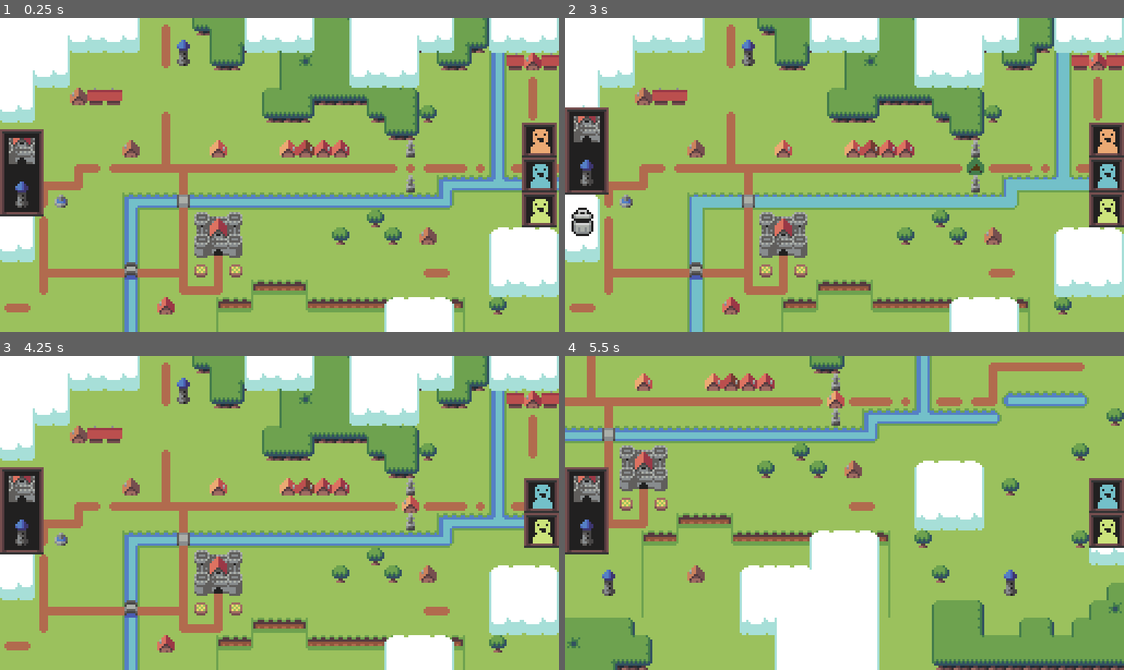
Above: before the commit, frames 1-4 (two rows, left to right).
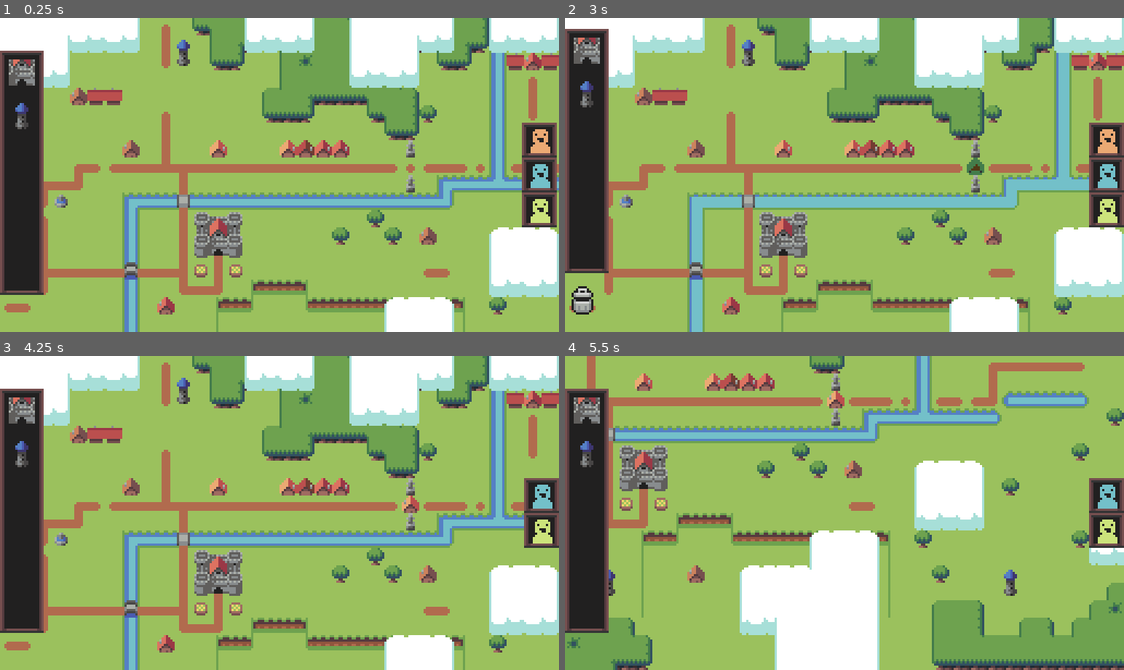
Above: after the commit, the same moments.

Repository: food-please/LSJ3
Game: Godot game, scene res://src/main.tscn
The game is run twice, just before and just after one commit, with the same random seed, the same clock (stepped at 60 frames per second) and the same inputs.
Inputs (mouse positions are in pixels of both pictures, inside the frame that each line leads up to):
- Up to frame 1 (0.25 s): no input
- Up to frame 2 (3 s): click (1107, 140) at 0.52 s; click (1107, 140) at 1.27 s; click (1107, 140) at 2.02 s; tap Enter (ui_accept) at 2.75 s; move the mouse to (967, 159) at 2.77 s; press the mouse at (967, 159) at 2.78 s
- Up to frame 3 (4.25 s): tap Enter (ui_accept) at 3.02, 3.5 s; release the mouse at (402, 497) at 3.5 s; drag from (167, 528) to (251, 575) at 3.52 s
- Up to frame 4 (5.5 s): move the mouse to (900, 443) at 4.27 s; press the mouse at (900, 443) at 4.28 s; release the mouse at (900, 443) at 5 s; tap Enter (ui_accept) at 5 s; drag from (816, 575) to (676, 465) at 5.02 s

The runs differ from the first frame. In frame 1, 4.5% of the frame differs, in the area x 0-8%, y 10-89%; in frame 2, 4.7%, in the area x 0-8%, y 3-95%; in frame 3, 4.5%; in frame 4, 4.5%.

Commit message:
Add dynamic requirements bubble that follows scroll menus

Diff:
--- a/constructions/construction_requirement.gd
+++ b/constructions/construction_requirement.gd
@@ -44,9 +44,9 @@
 func _check_occupants(target_cells: Array[Vector2i], get_occupants: Callable) -> bool:
 	var occupants: Dictionary = get_occupants.call(target_cells)
 	var occupant_values: = occupants.values()
-	if occupants:
-		return false
-	return true
+	#if occupants:
+		#return false
+	#return true
 
 	match operation:
 		Operations.ALL:
--- a/src/input_events.gd
+++ b/src/input_events.gd
@@ -1,7 +1,7 @@
 extends Node
 
 @warning_ignore("unused_signal")
-signal construction_data_selected(data: ConstructionData)
+signal construction_data_selected(data: ConstructionData, anchor: RemoteTransform2D)
 
 @warning_ignore("unused_signal")
 signal construction_placed(construction: Construction)
--- a/src/main.tscn
+++ b/src/main.tscn
@@ -15,6 +15,7 @@
 [ext_resource type="Script" path="res://world/occupancy_grid.gd" id="8_rjhgp"]
 [ext_resource type="PackedScene" uid="uid://dse1e7q3w1xcg" path="res://src/ui/constructions/constructions_bar.tscn" id="8_v5mau"]
 [ext_resource type="PackedScene" uid="uid://bdf37g5aeln1b" path="res://src/ui/constructions/trash_can.tscn" id="10_v5tt3"]
+[ext_resource type="Script" path="res://src/ui/constructions/ui_construction_requirements.gd" id="14_ilt6t"]
 
 [sub_resource type="ShaderMaterial" id="ShaderMaterial_5iwj5"]
 shader = ExtResource("2_mqpfw")
@@ -85,6 +86,14 @@
 [node name="TrashCan" parent="UI/ConstructionBar/VBoxContainer" instance=ExtResource("10_v5tt3")]
 layout_mode = 2
 
+[node name="ConstructionRequirements" type="Control" parent="UI"]
+layout_mode = 3
+anchors_preset = 0
+offset_right = 40.0
+offset_bottom = 40.0
+mouse_filter = 2
+script = ExtResource("14_ilt6t")
+
 [node name="PaletteClamp" type="CanvasLayer" parent="."]
 
 [node name="ColorRect" type="ColorRect" parent="PaletteClamp"]
--- a/src/ui/constructions/construction_button.gd
+++ b/src/ui/constructions/construction_button.gd
@@ -15,9 +15,9 @@
 		else:
 			_icon.texture = null
 
-var _bubble: ConstructionBubble = null
+#var _bubble: ConstructionBubble = null
 
-@onready var _bubble_anchor: = $MarginContainer/Control/BubbleAnchor as Control
+@onready var _bubble_anchor: = $MarginContainer/Control/BubbleAnchor/Anchor as RemoteTransform2D
 @onready var _button: = $MarginContainer/TextureButton as TextureButton
 @onready var _icon: = $MarginContainer/Icon as TextureRect
 
@@ -27,38 +27,42 @@
 		return
 
 	Events.construction_data_selected.connect(
-		func(data: ConstructionData):
+		func(data: ConstructionData, _anchor: RemoteTransform2D):
 			if type == null or type != data:
-				if _bubble:
-					_bubble.queue_free()
-					_bubble = null
+				#if _bubble:
+					#_bubble.queue_free()
+					#_bubble = null
 				_button.set_pressed_no_signal(false)
 	)
 
 	_button.toggled.connect(
 		func(value: bool):
+			print("Toggled!")
 			if value == true:
-				Events.construction_data_selected.emit(type)
-				if _bubble:
-					_bubble.queue_free()
-					_bubble = null
-				_bubble = BUBBLE.instantiate()
-				_bubble.orientation = _bubble.BubbleOrientation.TOP_RIGHT
-				_bubble_anchor.add_child(_bubble)
+				Events.construction_data_selected.emit(type, _bubble_anchor)
+				#if _bubble:
+					#_bubble.queue_free()
+					#_bubble = null
+				#_bubble = BUBBLE.instantiate()
+				#_bubble.orientation = _bubble.BubbleOrientation.TOP_RIGHT
+				##_bubble_anchor.add_child(_bubble)
+				#add_child(_bubble)
+				#move_child(_bubble, 0)
+				#_bubble_anchor.remote_path = _bubble_anchor.get_path_to(_bubble)
 
-				for requirement in type.requirements:
-					var new_scene: = requirement.instantiate()
-					var new_requirement: = new_scene as UIConstructionRequirement
-					if not new_requirement:
-						new_scene.free()
-
-					else:
-						_bubble.add_requirement(new_requirement)
+				#for requirement in type.requirements:
+					#var new_scene: = requirement.instantiate()
+					#var new_requirement: = new_scene as UIConstructionRequirement
+					#if not new_requirement:
+						#new_scene.free()
+					#
+					#else:
+						#_bubble.add_requirement(new_requirement)
 
 			else:
-				Events.construction_data_selected.emit(null)
-				if _bubble:
-					_bubble.queue_free()
-					_bubble = null
+				Events.construction_data_selected.emit(null, null)
+				#if _bubble:
+					#_bubble.queue_free()
+					#_bubble = null
 	)
 	pass
--- a/src/ui/constructions/construction_button.tscn
+++ b/src/ui/constructions/construction_button.tscn
@@ -5,7 +5,6 @@
 [node name="ConstructionButton" type="CenterContainer"]
 offset_right = 14.0
 offset_bottom = 14.0
-mouse_filter = 0
 script = ExtResource("1_mupaa")
 
 [node name="MarginContainer" type="MarginContainer" parent="."]
@@ -24,6 +23,7 @@
 
 [node name="TextureButton" type="TextureButton" parent="MarginContainer"]
 layout_mode = 2
+mouse_filter = 1
 toggle_mode = true
 
 [node name="Control" type="Control" parent="MarginContainer"]
@@ -42,3 +42,5 @@
 grow_horizontal = 0
 grow_vertical = 2
 mouse_filter = 2
+
+[node name="Anchor" type="RemoteTransform2D" parent="MarginContainer/Control/BubbleAnchor"]
--- a/src/ui/constructions/constructions_bar.tscn
+++ b/src/ui/constructions/constructions_bar.tscn
@@ -6,9 +6,14 @@
 [ext_resource type="Resource" uid="uid://b0o5gixkv65us" path="res://constructions/dwellings/tower_data.tres" id="4_3cr55"]
 
 [node name="ConstructionsBar" type="MarginContainer"]
-offset_right = 16.0
-offset_bottom = 16.0
-size_flags_horizontal = 4
+anchors_preset = 4
+anchor_top = 0.5
+anchor_bottom = 0.5
+offset_top = -17.0
+offset_right = 20.0
+offset_bottom = 17.0
+grow_vertical = 2
+size_flags_horizontal = 0
 size_flags_vertical = 8
 theme_override_constants/margin_left = 0
 
@@ -28,14 +33,21 @@
 theme_override_constants/margin_right = 2
 theme_override_constants/margin_bottom = 2
 
-[node name="VBoxContainer" type="VBoxContainer" parent="MarginContainer"]
+[node name="ScrollContainer" type="ScrollContainer" parent="MarginContainer"]
+custom_minimum_size = Vector2(0, 108)
+layout_mode = 2
+horizontal_scroll_mode = 0
+vertical_scroll_mode = 3
+scroll_deadzone = 2
+
+[node name="VBoxContainer" type="VBoxContainer" parent="MarginContainer/ScrollContainer"]
 layout_mode = 2
 alignment = 1
 
-[node name="ConstructionButton" parent="MarginContainer/VBoxContainer" instance=ExtResource("2_mr2bv")]
+[node name="ConstructionButton" parent="MarginContainer/ScrollContainer/VBoxContainer" instance=ExtResource("2_mr2bv")]
 layout_mode = 2
 type = ExtResource("3_mgwyu")
 
-[node name="ConstructionButton2" parent="MarginContainer/VBoxContainer" instance=ExtResource("2_mr2bv")]
+[node name="ConstructionButton2" parent="MarginContainer/ScrollContainer/VBoxContainer" instance=ExtResource("2_mr2bv")]
 layout_mode = 2
 type = ExtResource("4_3cr55")
--- /dev/null
+++ b/src/ui/constructions/ui_construction_requirements.gd
@@ -0,0 +1,63 @@
+extends Control
+
+const BUBBLE: = preload("res://src/ui/constructions/bubble/construction_bubble.tscn")
+
+var _anchor: RemoteTransform2D = null
+var _bubble: ConstructionBubble = null
+
+
+func _ready() -> void:
+	Events.construction_data_selected.connect(
+		func(data: ConstructionData, anchor: RemoteTransform2D):
+			_clear_bubble()
+			if data and anchor :
+				_bubble = BUBBLE.instantiate()
+				add_child(_bubble)
+
+				_anchor = anchor
+				_set_bubble_position()
+
+				for requirement in data.requirements:
+					var new_scene: = requirement.instantiate()
+					var new_requirement: = new_scene as UIConstructionRequirement
+					if not new_requirement:
+						new_scene.free()
+					else:
+						_bubble.add_requirement(new_requirement)
+
+			set_process(data and anchor)
+	)
+
+	set_process(false)
+
+
+func _process(_delta: float) -> void:
+	_set_bubble_position()
+
+
+func _set_bubble_position() -> void:
+	_bubble.global_position = _anchor.global_position
+
+	if _bubble.global_position.y < 20:
+		if _bubble.global_position.x < 128:
+			_bubble.orientation = _bubble.BubbleOrientation.BOTTOM_RIGHT
+
+		else:
+			_bubble.orientation = _bubble.BubbleOrientation.BOTTOM_LEFT
+
+	else:
+		if _bubble.global_position.x < 128:
+			_bubble.orientation = _bubble.BubbleOrientation.TOP_RIGHT
+
+		else:
+			_bubble.orientation = _bubble.BubbleOrientation.TOP_LEFT
+
+
+func _clear_bubble() -> void:
+	if _anchor:
+		_anchor.remote_path = ""
+		_anchor = null
+
+	if _bubble:
+		_bubble.queue_free()
+		_bubble = null
--- a/src/ui/workers/citizen_button.tscn
+++ b/src/ui/workers/citizen_button.tscn
@@ -39,3 +39,7 @@
 anchor_bottom = 0.5
 grow_vertical = 2
 mouse_filter = 2
+
+[node name="Anchor" type="RemoteTransform2D" parent="MarginContainer/Control/BubbleAnchor"]
+update_rotation = false
+update_scale = false
--- a/src/ui/workers/ui_citizen_button.gd
+++ b/src/ui/workers/ui_citizen_button.gd
@@ -30,11 +30,11 @@
 
 		portrait.texture = PORTRAITS.get(portrait_colour, null)
 
-var _bubble: ConstructionBubble = null
+#var _bubble: ConstructionBubble = null
 
 var _x_move_tween: Tween
 
-@onready var bubble_anchor: = $MarginContainer/Control/BubbleAnchor as Control
+@onready var bubble_anchor: = $MarginContainer/Control/BubbleAnchor/Anchor as RemoteTransform2D
 @onready var button: = $MarginContainer/TextureButton as TextureButton
 @onready var portrait: = $MarginContainer/Portrait as TextureRect
 
@@ -44,15 +44,15 @@
 		return
 
 	Events.construction_data_selected.connect(
-		func(data: ConstructionData):
+		func(data: ConstructionData, _anchor: RemoteTransform2D):
 			if dwelling_data == null or dwelling_data != data:
 				if Events.construction_placed.is_connected(_on_construction_placed):
 					Events.construction_placed.disconnect(_on_construction_placed)
 
 				button.set_pressed_no_signal(false)
-				if _bubble:
-					_bubble.queue_free()
-					_bubble = null
+				#if _bubble:
+					#_bubble.queue_free()
+					#_bubble = null
 	)
 
 	button.toggled.connect(_on_button_toggled)
@@ -78,22 +78,22 @@
 func _on_button_toggled(value: bool) -> void:
 	assert(dwelling_data, "A citizen '%s' has no dwelling data!" % name)
 	if value == true:
-		Events.construction_data_selected.emit(dwelling_data)
-		if _bubble:
-			_bubble.queue_free()
-			_bubble = null
-		_bubble = BUBBLE.instantiate()
-		_bubble.orientation = _bubble.BubbleOrientation.TOP_LEFT
-		bubble_anchor.add_child(_bubble)
-
-		for requirement in dwelling_data.requirements:
-			var new_scene: = requirement.instantiate()
-			var new_requirement: = new_scene as UIConstructionRequirement
-			if not new_requirement:
-				new_scene.free()
-
-			else:
-				_bubble.add_requirement(new_requirement)
+		Events.construction_data_selected.emit(dwelling_data, bubble_anchor)
+		#if _bubble:
+			#_bubble.queue_free()
+			#_bubble = null
+		#_bubble = BUBBLE.instantiate()
+		#_bubble.orientation = _bubble.BubbleOrientation.TOP_LEFT
+		##bubble_anchor.add_child(_bubble)
+		#
+		#for requirement in dwelling_data.requirements:
+			#var new_scene: = requirement.instantiate()
+			#var new_requirement: = new_scene as UIConstructionRequirement
+			#if not new_requirement:
+				#new_scene.free()
+			#
+			#else:
+				#_bubble.add_requirement(new_requirement)
 
 		Events.construction_placed.connect(_on_construction_placed)
 
@@ -101,17 +101,17 @@
 		if Events.construction_placed.is_connected(_on_construction_placed):
 			Events.construction_placed.disconnect(_on_construction_placed)
 
-		Events.construction_data_selected.emit(null)
+		Events.construction_data_selected.emit(null, null)
 
-		if _bubble:
-			_bubble.queue_free()
-			_bubble = null
+		#if _bubble:
+			#_bubble.queue_free()
+			#_bubble = null
 
 func _on_construction_placed(_construction: Construction) -> void:
-	if _bubble:
-		_bubble.queue_free()
-		_bubble = null
+	#if _bubble:
+		#_bubble.queue_free()
+		#_bubble = null
 
 	button.disabled = true
-	Events.construction_data_selected.emit(null)
+	Events.construction_data_selected.emit(null, null)
 	citizen_settled.emit()
--- a/world/building_manager.gd
+++ b/world/building_manager.gd
@@ -35,7 +35,7 @@
 	#trash_can.gui_input.connect(_on_trash_can_gui_input)
 
 	Events.construction_data_selected.connect(
-		func(data: ConstructionData):
+		func(data: ConstructionData, _anchor: RemoteTransform2D):
 			_active_data = data
 			if _active_data:
 				assert(_active_data.variations.size(), "Construction blueprint has no variations!")
--- a/world/occupancy_grid.gd
+++ b/world/occupancy_grid.gd
@@ -20,7 +20,7 @@
 func set_cell_occupancy(cells: Array[Vector2i], is_occupied: bool, data: ConstructionData) -> void:
 	for cell in cells:
 		if is_occupied:
-			set_cell(cell, 0, CELL_COORDS)
+			set_cell(cell, 1, CELL_COORDS)
 			_construction_data[cell] = data
 
 		else:
Not shown: 1 places in src/main.tscn that only renumber resources
Binary file changed: world/tch_world_tiles.png
